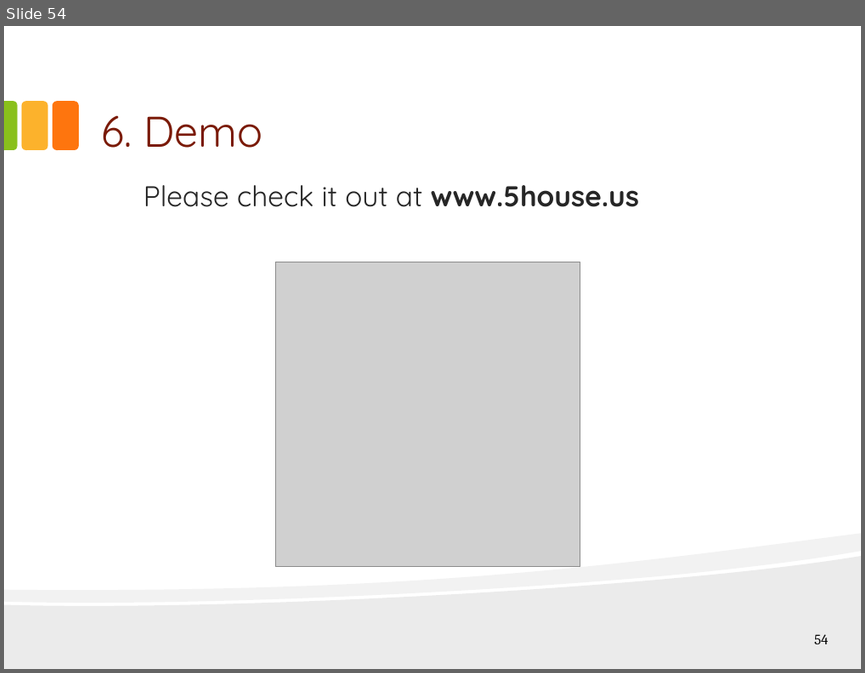
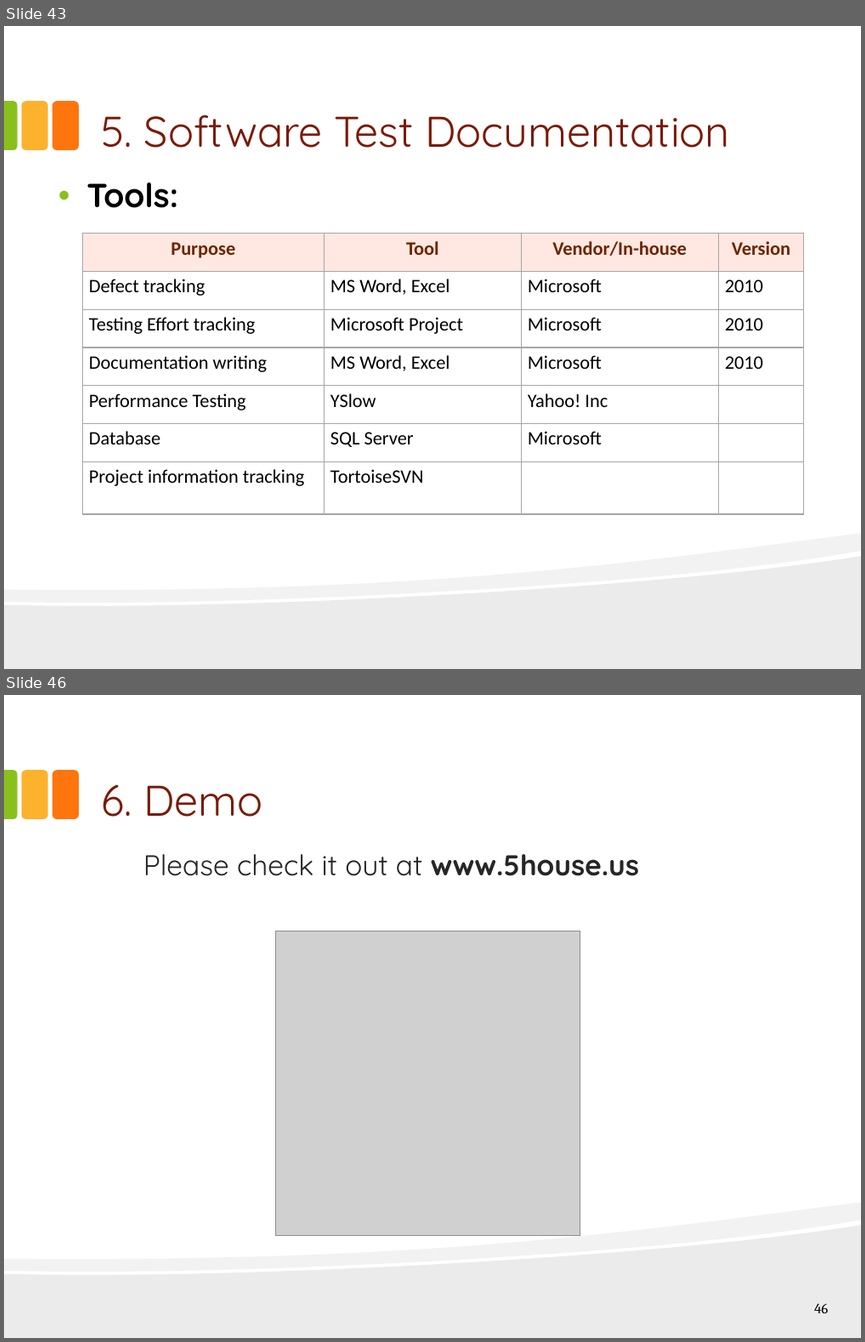
Before and after one commit to hungqcao/Rental-House-Finding, a slide deck: Document/Documentation/Final Document & Report/RHF_Presentation_Final_v1.0.pptx. Shown one above the other, each under a label of ours: slide 54 before the commit, slides 43 and 46 after it; the slides between them are not shown. The pictures are 865x673 and 865x1342 pixels, drawn with LibreOffice and Linux fonts; fonts in the diff are those of the drawing; grey boxes stand for pictures. Boxes give left, top, right and bottom in pixels: in the first picture for what was removed or moved away, otherwise in the second. Text is boxed around its words. In the diff, an @@ line names an element or a change of style, - is before the commit and + after.

```diff
--- a/Document/Documentation/Final Document & Report/RHF_Presentation_Final_v1.0.pptx
+++ b/Document/Documentation/Final Document & Report/RHF_Presentation_Final_v1.0.pptx
@@ slide 43 added at <box>4,26,861,669</box>, background #FFFFFF; not listed: 5 template elements that a slide beside it also shows @@
@@ title added at <box>101,115,730,148</box>, 36 pt, text #7A1A07 @@
+5. Software Test Documentation
@@ text added at <box>86,182,178,208</box>, 28 pt, text #000000, bold @@
+• Tools:
@@ table added at <box>83,233,804,515</box>, 7 rows, 4 columns @@
+Purpose | Tool | Vendor/In-house | Version
+Defect tracking | MS Word, Excel | Microsoft | 2010
+Testing Effort tracking | Microsoft Project | Microsoft | 2010
+Documentation writing | MS Word, Excel | Microsoft | 2010
+Performance Testing | YSlow | Yahoo! Inc | 
+Database | SQL Server | Microsoft | 
+Project information tracking | TortoiseSVN |  | 
@@ what was slide 54 is now slide 46 @@
@@ page number at <box>814,1303,828,1313</box>: text changed @@
-54
+46
```
Also in this commit, not shown: 8 slides changed, 12 slides removed.
